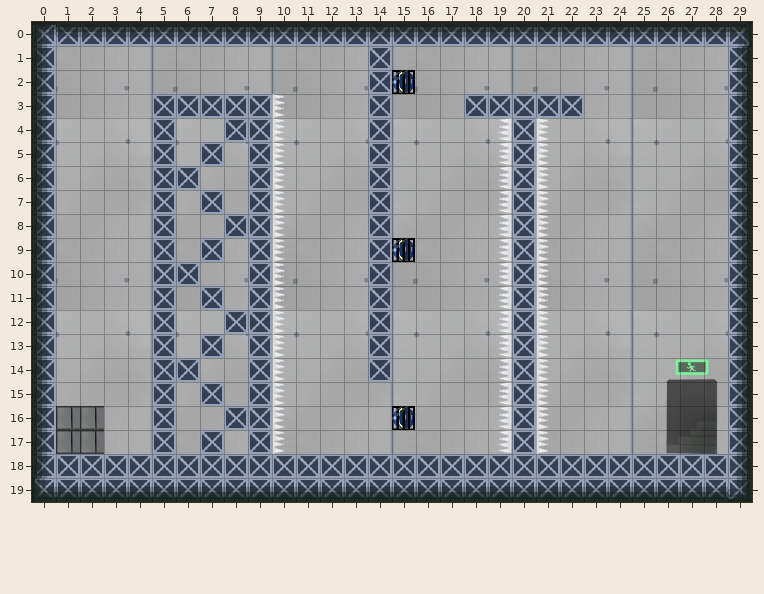
Tiled map: Release.win32/Resources/Map/Level5.tmx. Above is the file before it was changed.
Cells are 32x32 px. Shown: x 0..29, y 0..19.
The same view after the edit:
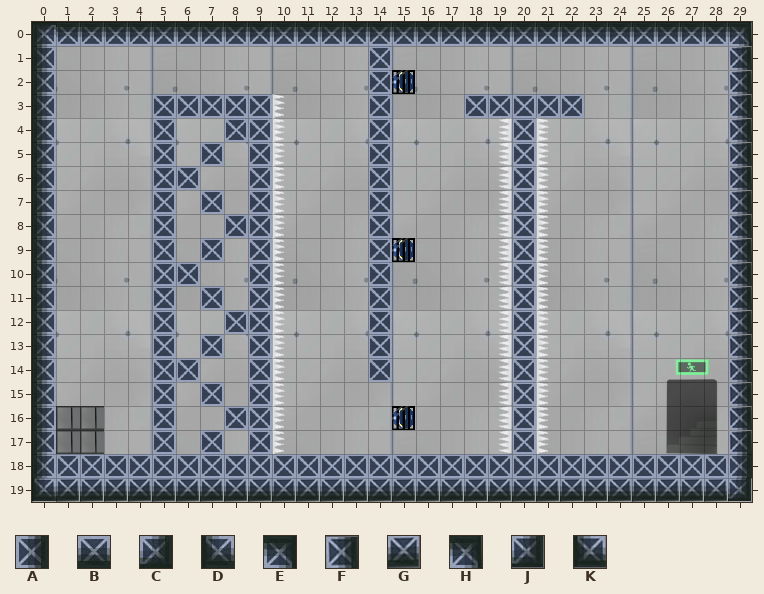
Key: from "地图素材": A 165 turned 180, B 165 turned 270, C 167 turned 180, D 167 turned 270, E 167 turned 90, F 169, G 171, H 202, J 204, K 206.
_ is an empty cell.
Diff:
Layer "Platform":
y 0: x 29 E -> H
y 1..17: x 29 A -> F
y 19: x 0..29 DBBBBBBBBBBBBBBBBBBBBBBBBBBBBC -> KGGGGGGGGGGGGGGGGGGGGGGGGGGGGJ
Boxes around the changes in both pictures, in picture pixels (x1, y1, x2, y2):
changed: (728, 22, 752, 454)
changed: (32, 478, 752, 502)
